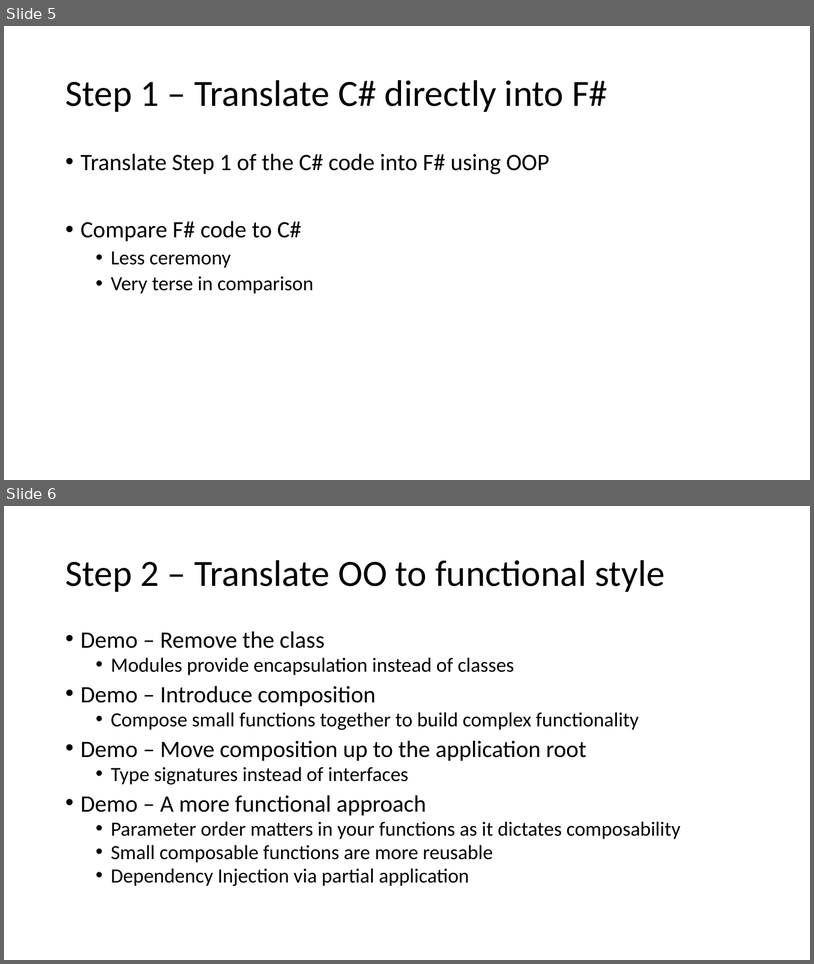
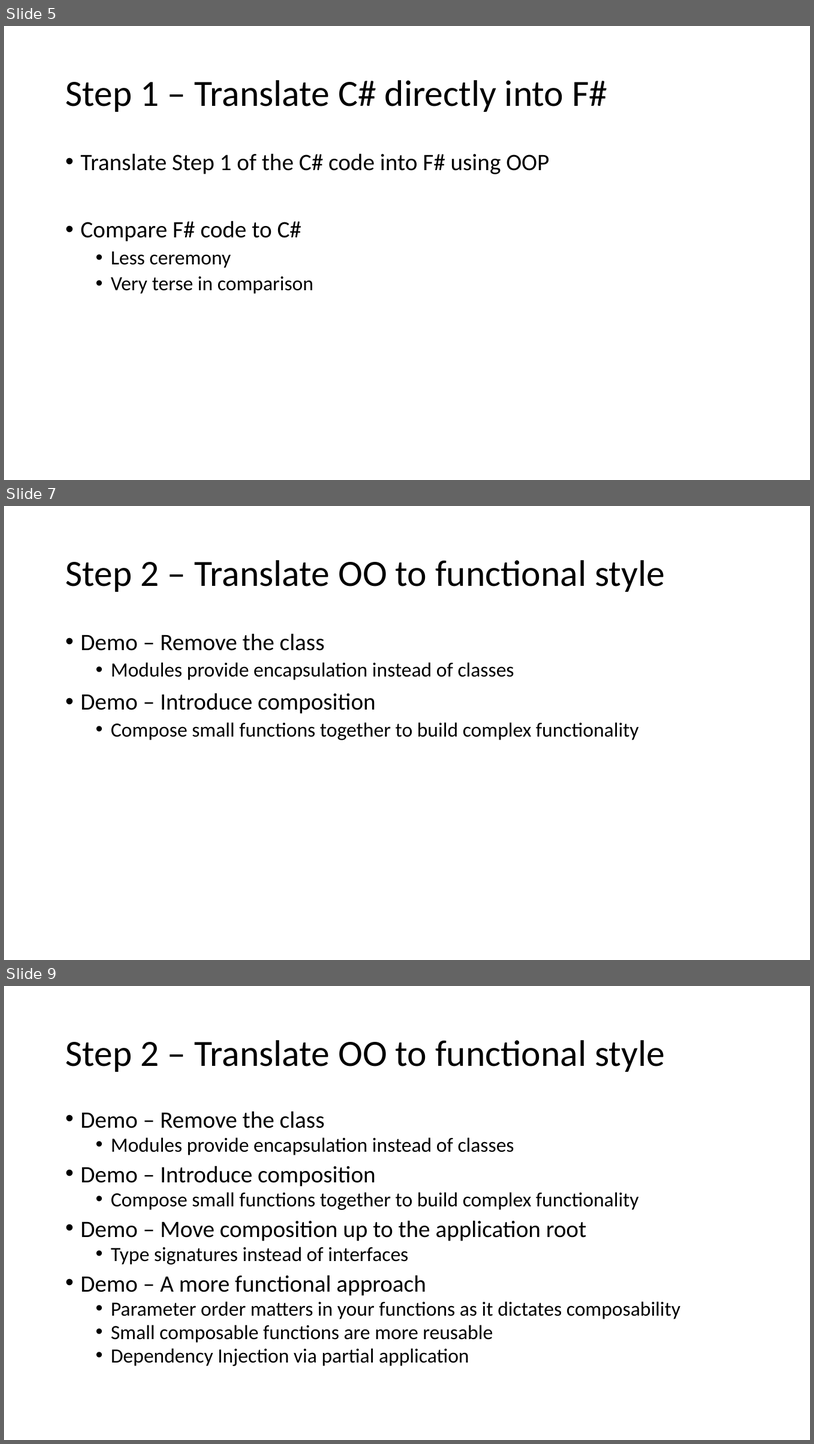
Before and after one commit to kiwicayne/fsharp-di-talk, a slide deck: Presentation.pptx. Shown one above the other, each under a label of ours: slides 5 and 6 before the commit, slides 5, 7 and 9 after it; the slides between them are not shown. The pictures are 814x964 and 814x1444 pixels, drawn with LibreOffice and Linux fonts; fonts in the diff are those of the drawing. Boxes give left, top, right and bottom in pixels: in the first picture for what was removed or moved away, otherwise in the second. Text is boxed around its words. In the diff, an @@ line names an element or a change of style, - is before the commit and + after.

```diff
--- a/Presentation.pptx
+++ b/Presentation.pptx
@@ slide 7 added at (4,506,810,960), background #FFFFFF @@
@@ title added at (65,560,665,592), 44 pt, text #000000 @@
+Step 2 – Translate OO to functional style
@@ text added at (81,633,639,740), 24 pt, text #000000 @@
+• Demo – Remove the class
+  • Modules provide encapsulation instead of classes
+• Demo – Introduce composition
+  • Compose small functions together to build complex functionality
@@ what was slide 6 is now slide 9 @@
```
Also in this commit, not shown: 1 slide changed, 2 other slides added, 1 other file.
